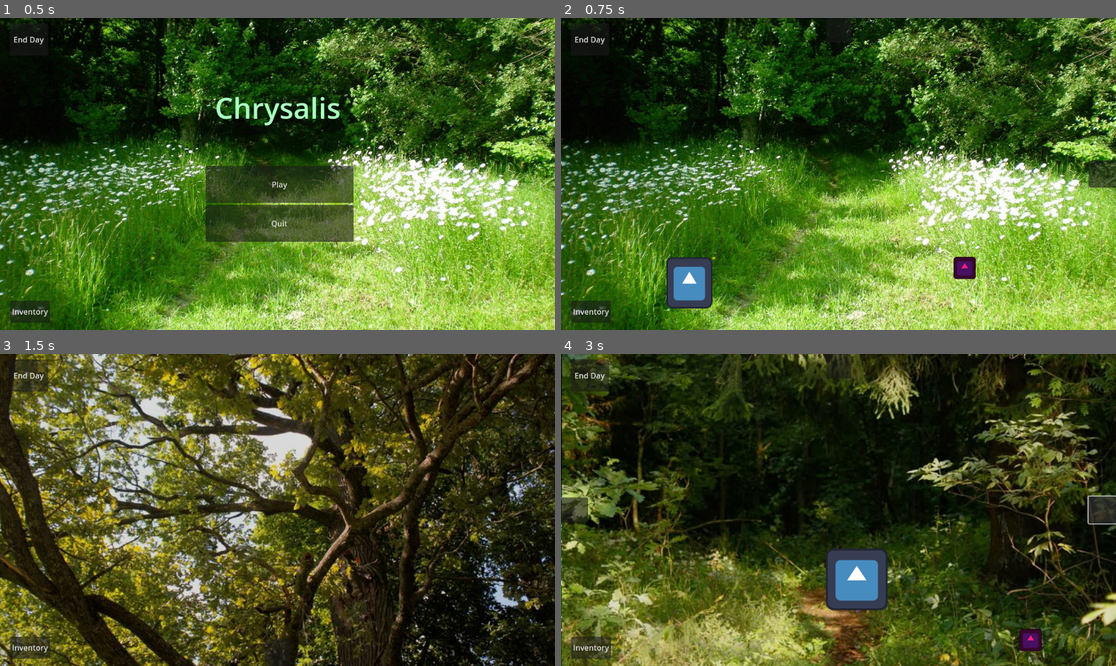
Above: before the commit, frames 1-4 (two rows, left to right).
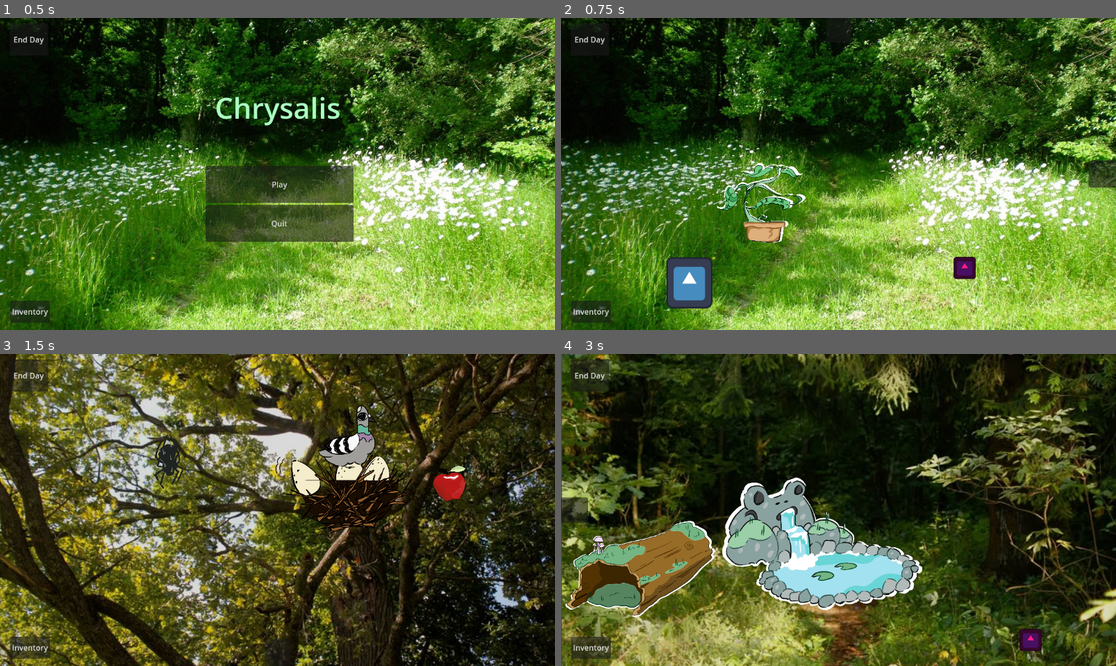
Above: after the commit, the same moments.

Repository: soapie18/gmtk-jam-26
Game: Godot game, scene res://root_context.tscn
Two runs of this game, one before a commit and one after it. Both use one fixed random seed, a clock stepped at 60 frames per second and the inputs below. The engine's default icon, where the game draws it, is replaced by a stand-in: a white triangle on a blue panel in a dark square.
Inputs (mouse positions are in pixels of both pictures, inside the frame that each line leads up to):
- Up to frame 1 (0.5 s): no input
- Up to frame 2 (0.75 s): click "Play" at 0.5 s
- Up to frame 3 (1.5 s): click (277, 366) at 1.25 s
- Up to frame 4 (3 s): click (838, 653) at 2 s; click (1104, 510) at 2.75 s

Frame 1 is identical in both runs. In frame 2, 1.4% of the frame differs, in the area x 28-45%, y 46-72%; in frame 3, 4.4%; in frame 4, 39%, in the area x 0-100%, y 0-100%.
Error before the commit: Invalid access to property or key 'flowers_watered' on a base object of type 'Node2D (pond_scene.gd)'. (res://Systems/Scene)

Commit message:
started changing some sprites

Diff:
--- a/Garden/Scenes/Grass/GrassScene.tscn
+++ b/Garden/Scenes/Grass/GrassScene.tscn
@@ -60,7 +60,7 @@
 position = Vector2(1013, 552)
 
 [node name="Leaves" parent="." instance=ExtResource("8_wqhcx")]
-position = Vector2(428, 380)
+position = Vector2(423, 383)
 
 [node name="Flowers" parent="." instance=ExtResource("8_nqyqc")]
 position = Vector2(815, 493)
--- a/Garden/Scenes/Pond/PondScene.tscn
+++ b/Garden/Scenes/Pond/PondScene.tscn
@@ -16,9 +16,9 @@
 anchor_right = 1.0
 anchor_bottom = 1.0
 offset_left = 2.0
-offset_top = -115.0
-offset_right = 1156.216
-offset_bottom = 655.0
+offset_top = -124.0
+offset_right = 1153.0
+offset_bottom = 649.0
 grow_horizontal = 2
 grow_vertical = 2
 texture = ExtResource("2_m3opp")
@@ -39,10 +39,10 @@
 metadata/_custom_type_script = "uid://cph0g1c6n06yh"
 
 [node name="Pond" parent="." instance=ExtResource("4_klcuq")]
-position = Vector2(614, 468)
+position = Vector2(534, 406)
 
 [node name="Branch" parent="." instance=ExtResource("5_q1sli")]
-position = Vector2(251, 379)
+position = Vector2(176, 437)
 
 [node name="MothCaterpillarPickup" parent="." instance=ExtResource("6_m3opp")]
 position = Vector2(327, 581)
--- a/Garden/Scenes/Pond/pond_scene.gd
+++ b/Garden/Scenes/Pond/pond_scene.gd
@@ -12,11 +12,15 @@
 @onready var pond = $Pond
 @onready var branch = $Branch
 
+@onready var flowers = $Flowers
+
 signal scene_changed(target_scene_name: String)
 
 signal item_picked_up_in_scene(item_name_tag: String, scene_name: String)
 
 signal minigame_requested_in_scene(minigame_name_tag: String)
+
+signal flowers_watered(identifier: String)
 
 func _ready() -> void:
 	# Connecting to signals to be the middleman between buttons pressed and
@@ -31,6 +35,8 @@
 	# been requested. Minigame manager and inventory will also be involved.
 	pond.minigame_requested.connect(handle_minigame_request)
 
+	flowers.flowers_watered.connect(handle_flowers_watered)
+
 func handle_scene_request(target_scene_name) -> void:
 	# Picked up in scene_manager.
 	scene_changed.emit(target_scene_name)
@@ -42,3 +48,6 @@
 func handle_minigame_request(minigame_name_tag: String):
 	# Picked up in scene_manager.
 	minigame_requested_in_scene.emit(minigame_name_tag)
+
+func handle_flowers_watered(identifier: String) -> void:
+	flowers_watered.emit(identifier)
--- a/Garden/Scenes/Treetop/TreetopScene.tscn
+++ b/Garden/Scenes/Treetop/TreetopScene.tscn
@@ -35,12 +35,13 @@
 metadata/_custom_type_script = "uid://cph0g1c6n06yh"
 
 [node name="Nest" parent="." instance=ExtResource("4_u35v1")]
-position = Vector2(747, 321)
+position = Vector2(721, 248)
 
 [node name="Spider" parent="." instance=ExtResource("5_5wh4a")]
-position = Vector2(352, 180)
+position = Vector2(351, 219)
 
 [node name="ApplePickup" parent="." instance=ExtResource("7_uagf4")]
-position = Vector2(534, 461)
+position = Vector2(950.00006, 288.00003)
+rotation = -0.10061089
 
 [connection signal="pressed" from="CanvasLayer/GrassButton" to="CanvasLayer/GrassButton" method="_on_pressed"]
--- a/Interactables/Minigames and Tasks/branch.tscn
+++ b/Interactables/Minigames and Tasks/branch.tscn
@@ -1,7 +1,26 @@
-[gd_scene load_steps=2 format=3 uid="uid://xq66jkqtxu1p"]
+[gd_scene load_steps=4 format=3 uid="uid://xq66jkqtxu1p"]
 
 [ext_resource type="Script" uid="uid://d2p07xilnkviy" path="res://Interactables/Minigames and Tasks/minigame_item_script.gd" id="1_ysmp1"]
+[ext_resource type="Texture2D" uid="uid://ljtt8l718a4l" path="res://Interactables/Minigames and Tasks/Minigame Items - Art/Log.png" id="2_s8wvo"]
+
+[sub_resource type="CapsuleShape2D" id="CapsuleShape2D_sqs3e"]
+radius = 293.13422
+height = 1388.2363
 
 [node name="Branch" type="Node2D"]
 script = ExtResource("1_ysmp1")
 minigame_tag = "branch"
+
+[node name="Sprite2D" type="Sprite2D" parent="."]
+position = Vector2(-8, -6)
+scale = Vector2(0.21545455, 0.21545455)
+texture = ExtResource("2_s8wvo")
+
+[node name="Area2D" type="Area2D" parent="Sprite2D"]
+
+[node name="CollisionShape2D" type="CollisionShape2D" parent="Sprite2D/Area2D"]
+position = Vector2(23.206749, 51.05485)
+rotation = -1.9710405
+shape = SubResource("CapsuleShape2D_sqs3e")
+
+[connection signal="input_event" from="Sprite2D/Area2D" to="." method="_on_area_2d_input_event"]
--- a/Interactables/Minigames and Tasks/leaves.tscn
+++ b/Interactables/Minigames and Tasks/leaves.tscn
@@ -1,7 +1,24 @@
-[gd_scene load_steps=2 format=3 uid="uid://en8mmvro3bud"]
+[gd_scene load_steps=4 format=3 uid="uid://en8mmvro3bud"]
 
 [ext_resource type="Script" uid="uid://d2p07xilnkviy" path="res://Interactables/Minigames and Tasks/minigame_item_script.gd" id="1_q6kfv"]
+[ext_resource type="Texture2D" uid="uid://b2qtqo8d615rq" path="res://Interactables/Minigames and Tasks/Minigame Items - Art/Leaf_Nom.png" id="2_jbh43"]
+
+[sub_resource type="RectangleShape2D" id="RectangleShape2D_q6kfv"]
+size = Vector2(1024.8047, 1031.25)
 
 [node name="Leaves" type="Node2D"]
 script = ExtResource("1_q6kfv")
 minigame_tag = "leaves"
+
+[node name="Sprite2D" type="Sprite2D" parent="."]
+position = Vector2(-2, -9)
+scale = Vector2(0.15515152, 0.15515152)
+texture = ExtResource("2_jbh43")
+
+[node name="Area2D" type="Area2D" parent="Sprite2D"]
+
+[node name="CollisionShape2D" type="CollisionShape2D" parent="Sprite2D/Area2D"]
+position = Vector2(-3.2226563, 70.89844)
+shape = SubResource("RectangleShape2D_q6kfv")
+
+[connection signal="input_event" from="Sprite2D/Area2D" to="." method="_on_area_2d_input_event"]
--- a/Interactables/Minigames and Tasks/nest.tscn
+++ b/Interactables/Minigames and Tasks/nest.tscn
@@ -1,7 +1,24 @@
-[gd_scene load_steps=2 format=3 uid="uid://c38na3fdg74kr"]
+[gd_scene load_steps=4 format=3 uid="uid://c38na3fdg74kr"]
 
 [ext_resource type="Script" uid="uid://d2p07xilnkviy" path="res://Interactables/Minigames and Tasks/minigame_item_script.gd" id="1_fbyme"]
+[ext_resource type="Texture2D" uid="uid://coe4jtpkpi3ip" path="res://Interactables/Minigames and Tasks/Minigame Items - Art/Nest_Broken.png" id="2_vjphs"]
+
+[sub_resource type="CircleShape2D" id="CircleShape2D_fbyme"]
+radius = 574.4217
 
 [node name="Nest" type="Node2D"]
 script = ExtResource("1_fbyme")
 minigame_tag = "nest"
+
+[node name="Sprite2D" type="Sprite2D" parent="."]
+position = Vector2(-1, -7)
+scale = Vector2(0.1956719, 0.1956719)
+texture = ExtResource("2_vjphs")
+
+[node name="Area2D" type="Area2D" parent="Sprite2D"]
+
+[node name="CollisionShape2D" type="CollisionShape2D" parent="Sprite2D/Area2D"]
+position = Vector2(18.701912, 2.378068e-05)
+shape = SubResource("CircleShape2D_fbyme")
+
+[connection signal="input_event" from="Sprite2D/Area2D" to="." method="_on_area_2d_input_event"]
--- a/Interactables/Minigames and Tasks/pond.tscn
+++ b/Interactables/Minigames and Tasks/pond.tscn
@@ -1,22 +1,26 @@
 [gd_scene load_steps=4 format=3 uid="uid://cl1vl32kakjrj"]
 
 [ext_resource type="Script" uid="uid://d2p07xilnkviy" path="res://Interactables/Minigames and Tasks/minigame_item_script.gd" id="1_24sca"]
-[ext_resource type="Texture2D" uid="uid://it8vtppvs3mp" path="res://icon.svg" id="2_8d6xr"]
+[ext_resource type="Texture2D" uid="uid://bg2y20ye8j5pn" path="res://Interactables/Minigames and Tasks/Minigame Items - Art/Pond.png" id="2_8d6xr"]
 
 [sub_resource type="CapsuleShape2D" id="CapsuleShape2D_us6ql"]
-radius = 68.0
-height = 136.0
+radius = 335.3482
+height = 1196.1914
 
 [node name="Pond" type="Node2D"]
 script = ExtResource("1_24sca")
 minigame_tag = "pond"
 
 [node name="Sprite2D" type="Sprite2D" parent="."]
+position = Vector2(6, -5)
+scale = Vector2(0.27424243, 0.27424243)
 texture = ExtResource("2_8d6xr")
 
 [node name="Area2D" type="Area2D" parent="Sprite2D"]
 
 [node name="CollisionShape2D" type="CollisionShape2D" parent="Sprite2D/Area2D"]
+position = Vector2(105.74586, 80.22099)
+rotation = -1.5994304
 shape = SubResource("CapsuleShape2D_us6ql")
 
 [connection signal="input_event" from="Sprite2D/Area2D" to="." method="_on_area_2d_input_event"]
--- a/Interactables/Minigames and Tasks/spider.tscn
+++ b/Interactables/Minigames and Tasks/spider.tscn
@@ -1,7 +1,23 @@
-[gd_scene load_steps=2 format=3 uid="uid://bsfpxn450yi5h"]
+[gd_scene load_steps=4 format=3 uid="uid://bsfpxn450yi5h"]
 
 [ext_resource type="Script" uid="uid://d2p07xilnkviy" path="res://Interactables/Minigames and Tasks/minigame_item_script.gd" id="1_1vyg0"]
+[ext_resource type="Texture2D" uid="uid://4ys8r3os0qqv" path="res://Interactables/Minigames and Tasks/Minigame Items - Art/Spider_Decend.png" id="2_6bj0w"]
+
+[sub_resource type="CapsuleShape2D" id="CapsuleShape2D_a8r7h"]
+radius = 188.01576
+height = 803.9293
 
 [node name="Spider" type="Node2D"]
 script = ExtResource("1_1vyg0")
 minigame_tag = "spider"
+
+[node name="Sprite2D" type="Sprite2D" parent="."]
+position = Vector2(-3.0000076, 0.9999924)
+scale = Vector2(0.15424243, 0.15424243)
+texture = ExtResource("2_6bj0w")
+
+[node name="Area2D" type="Area2D" parent="Sprite2D"]
+
+[node name="CollisionShape2D" type="CollisionShape2D" parent="Sprite2D/Area2D"]
+position = Vector2(12.966651, 4.9541413e-05)
+shape = SubResource("CapsuleShape2D_a8r7h")
--- a/Interactables/Pickups/Pickups - Scenes/ApplePickup.tscn
+++ b/Interactables/Pickups/Pickups - Scenes/ApplePickup.tscn
@@ -1,19 +1,25 @@
-[gd_scene load_steps=3 format=3 uid="uid://dbgd68paeyixe"]
+[gd_scene load_steps=4 format=3 uid="uid://dbgd68paeyixe"]
 
 [ext_resource type="Script" uid="uid://bf7vekt5182ec" path="res://Interactables/Pickups/pickup_script.gd" id="1_cvbvr"]
+[ext_resource type="Texture2D" uid="uid://hillwl01nxo6" path="res://Interactables/Pickups/Pickups - Art/Apple.png" id="2_i57om"]
 
-[sub_resource type="CapsuleShape2D" id="CapsuleShape2D_cvbvr"]
+[sub_resource type="CircleShape2D" id="CircleShape2D_wd2xx"]
+radius = 403.44577
 
 [node name="ApplePickup" type="Node2D"]
 script = ExtResource("1_cvbvr")
 name_tag = "apple"
 
 [node name="Sprite2D" type="Sprite2D" parent="."]
+position = Vector2(-16.218752, -16.218752)
+scale = Vector2(0.07900515, 0.07900515)
+texture = ExtResource("2_i57om")
 
 [node name="Area2D" type="Area2D" parent="Sprite2D"]
 
 [node name="CollisionShape2D" type="CollisionShape2D" parent="Sprite2D/Area2D"]
-shape = SubResource("CapsuleShape2D_cvbvr")
+position = Vector2(10.013641, 10.013641)
+shape = SubResource("CircleShape2D_wd2xx")
 
 [connection signal="input_event" from="Sprite2D/Area2D" to="." method="_on_area_2d_input_event"]
 [connection signal="mouse_entered" from="Sprite2D/Area2D" to="." method="_on_area_2d_mouse_entered"]
--- a/Minigame Files/FishingGame/fish_shadow.tscn
+++ b/Minigame Files/FishingGame/fish_shadow.tscn
@@ -1,14 +1,21 @@
-[gd_scene load_steps=2 format=3 uid="uid://dnjugcysakcmf"]
+[gd_scene load_steps=3 format=3 uid="uid://dnjugcysakcmf"]
 
 [ext_resource type="Script" uid="uid://d1pulgk23hn8h" path="res://Minigame Files/FishingGame/fish_shadow.gd" id="1_eo1bp"]
+[ext_resource type="Texture2D" uid="uid://bc57a0ptnplg3" path="res://Minigame Files/FishingGame/Fish_Shadow.png" id="2_eo1bp"]
 
 [node name="FishShadow" type="Node2D"]
 modulate = Color(0, 0, 0, 1)
 z_index = 1
 script = ExtResource("1_eo1bp")
 
+[node name="Sprite2D" type="Sprite2D" parent="."]
+position = Vector2(79, 27)
+scale = Vector2(0.09530302, 0.09530302)
+texture = ExtResource("2_eo1bp")
+
 [node name="FihButton" type="Button" parent="."]
-offset_right = 76.0
-offset_bottom = 26.0
+modulate = Color(1, 1, 1, 0)
+offset_right = 156.0
+offset_bottom = 53.0
 
 [connection signal="pressed" from="FihButton" to="." method="_on_start_game_trigger_pressed"]
--- a/Minigame Files/FishingGame/fishing_game.tscn
+++ b/Minigame Files/FishingGame/fishing_game.tscn
@@ -3,10 +3,10 @@
 [ext_resource type="Script" uid="uid://dgi073h1avs2p" path="res://Minigame Files/FishingGame/fishing_game.gd" id="1_6o7ao"]
 [ext_resource type="Resource" uid="uid://gfjn6ye116uu" path="res://Minigame Files/FishingGame/Fish.tres" id="2_1qyyv"]
 [ext_resource type="Resource" uid="uid://cbfp37hjkp7fd" path="res://Minigame Files/FishingGame/Rod.tres" id="3_n43jp"]
-[ext_resource type="Texture2D" uid="uid://dd2tiv2fvqe1w" path="res://Garden/Garden - Art/Cordi Art/Pond_BG.png" id="4_ngcjq"]
+[ext_resource type="Texture2D" uid="uid://dd2tiv2fvqe1w" path="res://Minigame Files/FishingGame/Pond_BG.png" id="4_ngcjq"]
 [ext_resource type="Theme" uid="uid://dr6shbyjqa1k3" path="res://Menus/Menus - Art/default_text_theme.tres" id="5_h87qr"]
-[ext_resource type="Texture2D" uid="uid://bc57a0ptnplg3" path="res://Garden/Garden - Art/Cordi Art/Fish_Shadow.png" id="5_m5yjt"]
-[ext_resource type="Texture2D" uid="uid://trcok7h7ju1v" path="res://Garden/Garden - Art/Cordi Art/LilyPad.png" id="6_m5yjt"]
+[ext_resource type="Texture2D" uid="uid://bc57a0ptnplg3" path="res://Minigame Files/FishingGame/Fish_Shadow.png" id="5_m5yjt"]
+[ext_resource type="Texture2D" uid="uid://trcok7h7ju1v" path="res://Minigame Files/FishingGame/LilyPad.png" id="6_m5yjt"]
 [ext_resource type="AudioStream" uid="uid://cexycdinfsc0g" path="res://Minigame Files/Minigame Files - Audio/failsoundeffect.mp3" id="8_cj4kf"]
 [ext_resource type="AudioStream" uid="uid://dhvsdp6pgmgi2" path="res://Minigame Files/Minigame Files - Audio/successfulsoundeffect.mp3" id="9_1pcs7"]
 
--- a/Minigame Files/FishingGame/fishing_pond.tscn
+++ b/Minigame Files/FishingGame/fishing_pond.tscn
@@ -1,19 +1,22 @@
-[gd_scene load_steps=3 format=3 uid="uid://uii1gqpik6wg"]
+[gd_scene load_steps=4 format=3 uid="uid://uii1gqpik6wg"]
 
 [ext_resource type="Script" uid="uid://8u60jhta2qmm" path="res://Minigame Files/FishingGame/fishing_pond.gd" id="1_qe2vl"]
+[ext_resource type="Texture2D" uid="uid://dd2tiv2fvqe1w" path="res://Minigame Files/FishingGame/Pond_BG.png" id="2_8ibki"]
 [ext_resource type="PackedScene" uid="uid://dnjugcysakcmf" path="res://Minigame Files/FishingGame/fish_shadow.tscn" id="2_c1md4"]
 
 [node name="FishingPond" type="Node2D"]
 script = ExtResource("1_qe2vl")
 
-[node name="ColorRect" type="ColorRect" parent="."]
-offset_right = 40.0
-offset_bottom = 40.0
-scale = Vector2(28.84, 16.142397)
-color = Color(0.18144223, 0.800688, 0.8204512, 1)
+[node name="TextureRect" type="TextureRect" parent="."]
+offset_right = 169.41176
+offset_bottom = 70.434784
+scale = Vector2(6.8, 9.2)
+texture = ExtResource("2_8ibki")
+expand_mode = 1
 
 [node name="FishShadow" parent="." instance=ExtResource("2_c1md4")]
-position = Vector2(687, 205)
+position = Vector2(705, 121.00001)
+rotation = 0.13631602
 
 [node name="FishShadow2" parent="." instance=ExtResource("2_c1md4")]
 position = Vector2(452, 312)
--- a/Systems/Audio/audio_manager.tscn
+++ b/Systems/Audio/audio_manager.tscn
@@ -10,4 +10,4 @@
 process_mode = 3
 process_priority = 1
 stream = ExtResource("2_qta38")
-volume_db = 0.5
+volume_db = 0.1
--- a/Systems/Scene Management/day_end_screen.tscn
+++ b/Systems/Scene Management/day_end_screen.tscn
@@ -3,10 +3,22 @@
 [node name="DayEndScreen" type="CanvasLayer"]
 
 [node name="ColorRect" type="ColorRect" parent="."]
-offset_right = 40.0
-offset_bottom = 40.0
+anchors_preset = 15
+anchor_right = 1.0
+anchor_bottom = 1.0
+grow_horizontal = 2
+grow_vertical = 2
 color = Color(0, 0, 0, 1)
 
 [node name="Label" type="Label" parent="."]
-offset_right = 40.0
-offset_bottom = 23.0
+anchors_preset = 8
+anchor_left = 0.5
+anchor_top = 0.5
+anchor_right = 0.5
+anchor_bottom = 0.5
+offset_left = -99.0
+offset_top = 84.0
+offset_right = 97.0
+offset_bottom = 133.5
+grow_horizontal = 2
+grow_vertical = 2
Binary file removed: Garden/Garden - Art/Cordi Art/Hatchlings_Closed_Broken.png
Binary file removed: Garden/Garden - Art/Cordi Art/Hatchlings_Open_Broken.png
Binary file removed: Garden/Garden - Art/Cordi Art/bg.png
Binary file removed: Garden/Garden - Art/Cordi Art/pointer.png
Binary file added: Interactables/Minigames and Tasks/Minigame Items - Art/Leaf_Nom.png
Not shown, changed: Interactables/Minigames and Tasks/Minigame Items - Art/Leaf_Nom.png.import
Binary file added: Interactables/Minigames and Tasks/Minigame Items - Art/Log.png
Not shown, changed: Interactables/Minigames and Tasks/Minigame Items - Art/Log.png.import
Renamed: Garden/Garden - Art/Cordi Art/Nest_Broken.png -> Interactables/Minigames and Tasks/Minigame Items - Art/Nest_Broken.png
Not shown, changed: Interactables/Minigames and Tasks/Minigame Items - Art/Nest_Broken.png.import
Binary file added: Interactables/Minigames and Tasks/Minigame Items - Art/Pond.png
Not shown, added: Interactables/Minigames and Tasks/Minigame Items - Art/Pond.png.import
(and 16 more such lines)
